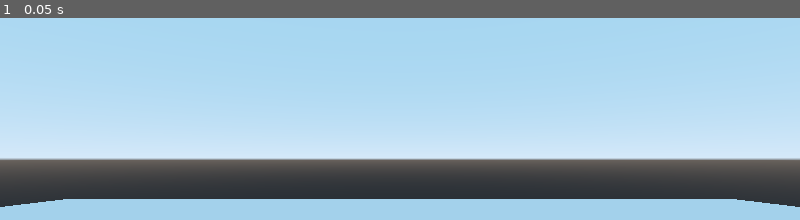
Above: before the commit, frame 1.
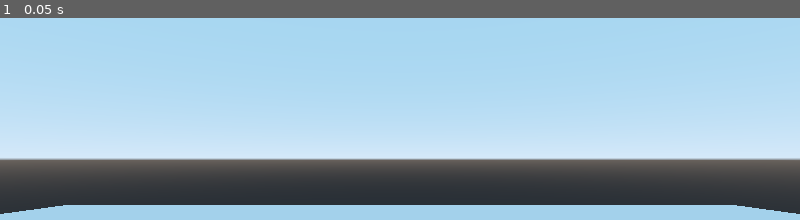
Above: after the commit, the same moment.

Repository: Chaotica-interactive/the-oddity
Game: Godot game, scene res://Master.tscn
Same seed, same stepped clock (60 frames per second), same inputs: the game is played once before the commit and once after it.
Inputs:
- Up to frame 1 (0.05 s): no input

The runs differ from the first frame. In frame 1, 3.0% of the frame differs, in the area x 0-100%, y 89-98%.
Error in both runs: Invalid get index 'rotation_degrees' (on base: 'null instance'). (res://scripts/Player.gd:32)

Commit message:
add camera piviot point

Diff:
--- a/Player.tscn
+++ b/Player.tscn
@@ -10,16 +10,18 @@
 
 [node name="Player" type="KinematicBody"]
 script = ExtResource( 1 )
-MOUSE_SENSITIVITY = null
 
 [node name="Collider" type="CollisionShape" parent="."]
 transform = Transform( 1, 0, 0, 0, -4.37114e-08, -1, 0, 1, -4.37114e-08, 0, 0.9, 0 )
 shape = SubResource( 2 )
 
-[node name="Camera" type="Camera" parent="Collider"]
-transform = Transform( -1, -8.74228e-08, 3.82137e-15, 0, -4.37114e-08, -1, 8.74228e-08, -1, 4.37114e-08, 0, -2.18557e-08, -0.5 )
-
 [node name="Player Model" type="MeshInstance" parent="Collider"]
 mesh = SubResource( 1 )
 skeleton = NodePath("../..")
 material/0 = null
+
+[node name="look pivot" type="Spatial" parent="Collider"]
+transform = Transform( 1, 0, 0, 0, 1, 0, 0, 0, 1, 0, -1.54423e-08, -0.35328 )
+
+[node name="Camera" type="Camera" parent="Collider/look pivot"]
+transform = Transform( -1, -8.74228e-08, 3.82137e-15, 0, -4.37114e-08, -1, 8.74228e-08, -1, 4.37114e-08, 0, -2.18557e-08, -0.5 )
